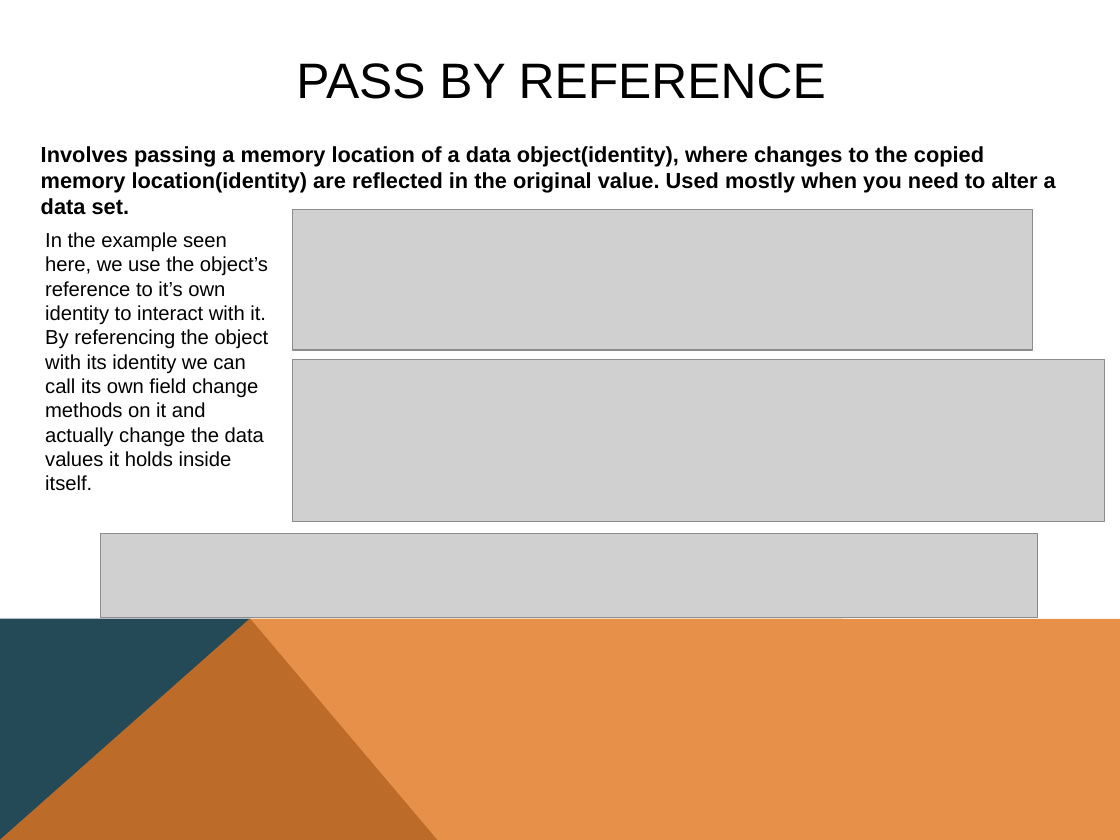
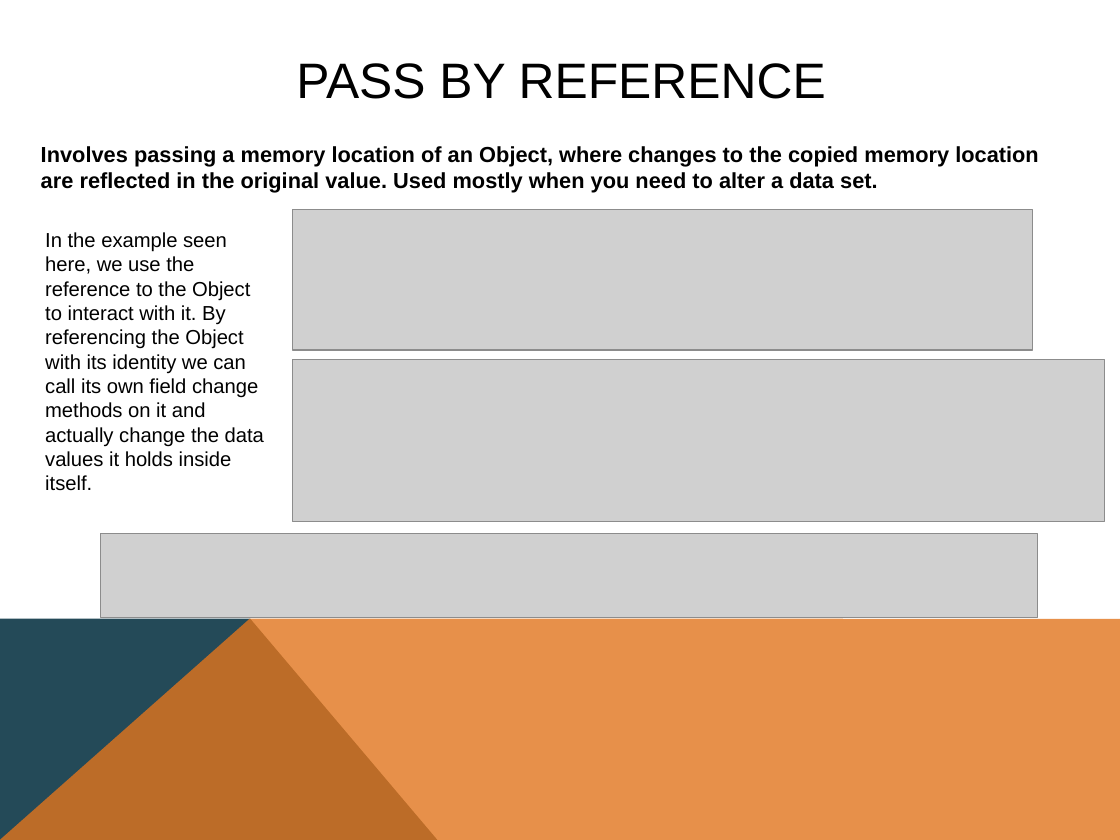
Before and after one commit to RAAllen/JavaReferences, a slide deck: slide 4 of javareferences.pptx (slide 3 before the commit). Drawn at 1120x840 pixels with LibreOffice and Linux fonts; fonts in the diff are those of the drawing; grey boxes stand for pictures. Boxes give left, top, right and bottom in pixels: in the first picture for what was removed or moved away, otherwise in the second. Text is boxed around its words. In the diff, an @@ line names an element or a change of style, - is before the commit and + after.

```diff
--- a/javareferences.pptx
+++ b/javareferences.pptx
@@ text at (41,146,1038,193): text changed @@
-Involves passing a memory location of a data object(identity), where changes to the copied memory location(identity) are reflected in the original value. Used mostly when you need to alter a data set.
+Involves passing a memory location of an Object, where changes to the copied memory location are reflected in the original value. Used mostly when you need to alter a data set.
@@ text at (45,232,264,491): text changed @@
-In the example seen here, we use the object’s reference to it’s own identity to interact with it. By referencing the object with its identity we can call its own field change methods on it and actually change the data values it holds inside itself.
+In the example seen here, we use the reference to the Object to interact with it. By referencing the Object with its identity we can call its own field change methods on it and actually change the data values it holds inside itself.
```
Also in this commit, not shown: 3 other slides changed, 2 slides added, 1 slide removed, 1 other file.
